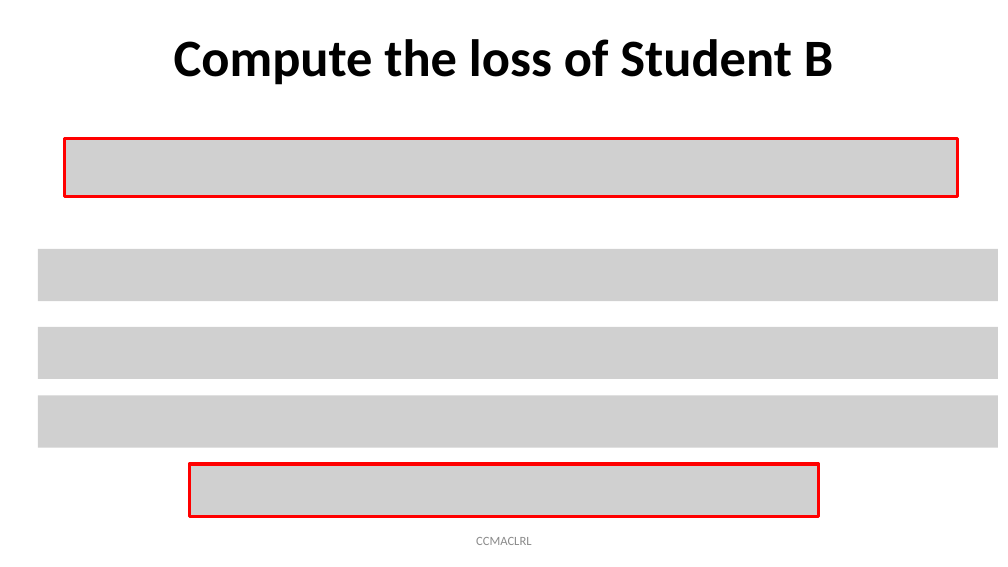
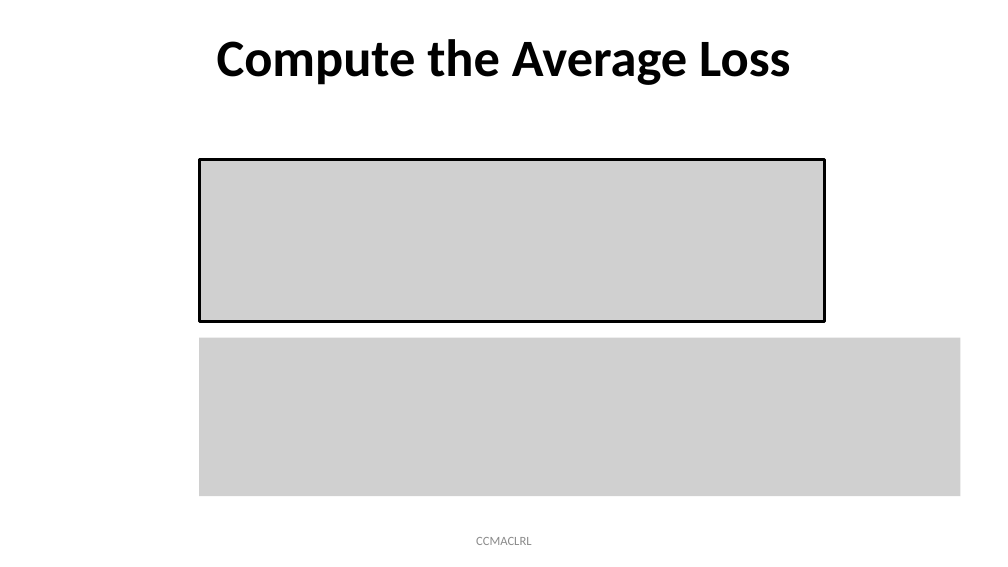
Before and after one commit to robitussin/CCMACLRL, a slide deck: slide 49 of 5 - Logistic Regression/Introduction to Logistic Regression.pptx (slide 38 before the commit). Drawn at 1008x567 pixels with LibreOffice and Linux fonts; fonts in the diff are those of the drawing; grey boxes stand for pictures. Boxes give left, top, right and bottom in pixels: in the first picture for what was removed or moved away, otherwise in the second. Text is boxed around its words. In the diff, an @@ line names an element or a change of style, - is before the commit and + after.

```diff
--- a/5 - Logistic Regression/Introduction to Logistic Regression.pptx
+++ b/5 - Logistic Regression/Introduction to Logistic Regression.pptx
@@ text at <box>217,39,790,85</box>: text changed @@
-Compute the loss of Student B
+Compute the Average Loss
@@ picture removed at <box>65,138,958,197</box> @@
@@ picture added at <box>199,160,824,321</box> @@
@@ picture removed at <box>38,249,998,301</box> @@
@@ picture: place and size @@
-picture at <box>38,327,998,379</box>
+picture at <box>199,338,960,497</box>
@@ picture removed at <box>38,395,998,448</box> @@
@@ picture removed at <box>189,464,819,516</box> @@
```
Also in this commit, not shown: 23 other slides changed, 9 slides added.
